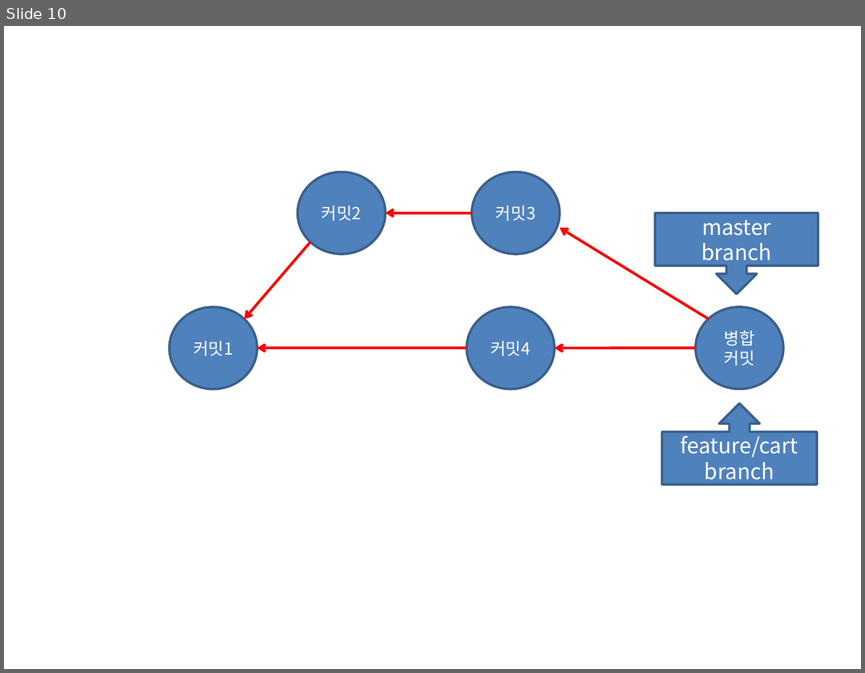
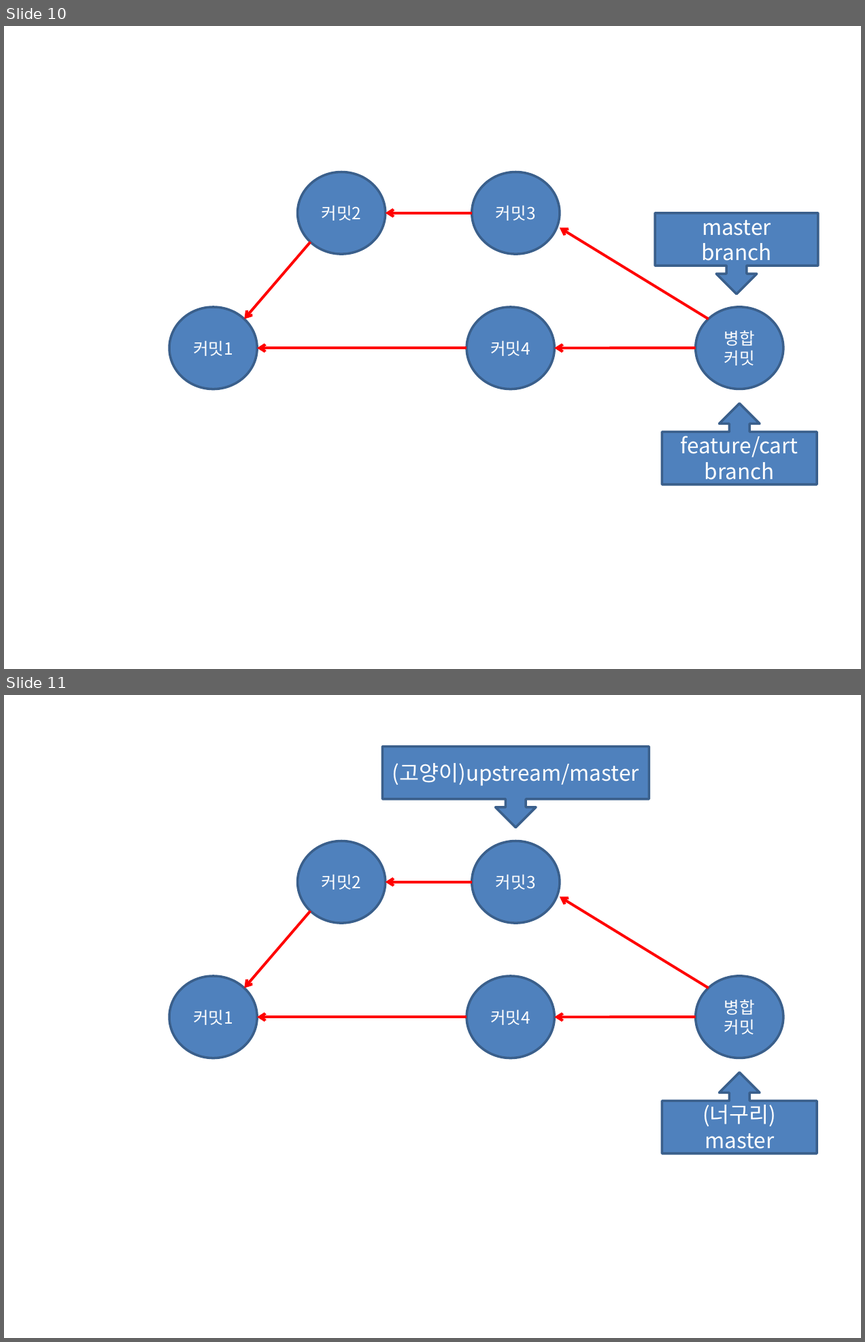
Before and after one commit to devToroko/git_study, a slide deck: 이미지작업.pptx. Shown one above the other, each under a label of ours: slide 10 before the commit, slides 10 and 11 after it. The pictures are 865x673 and 865x1342 pixels, drawn with LibreOffice and Linux fonts; fonts in the diff are those of the drawing. Boxes give left, top, right and bottom in pixels: in the first picture for what was removed or moved away, otherwise in the second. Text is boxed around its words. In the diff, an @@ line names an element or a change of style, - is before the commit and + after.

```diff
--- a/이미지작업.pptx
+++ b/이미지작업.pptx
@@ slide 11 added at [4,695,861,1338], background #FFFFFF @@
@@ down arrow callout added at [383,747,649,827], fill #4F81BD, outline #3A5F8C 2 pt, 18 pt, text #FFFFFF @@
+(고양이)upstream/master
@@ ellipse added at [298,841,385,923], fill #4F81BD, outline #3A5F8C 2 pt, 14 pt, text #FFFFFF @@
+커밋2
@@ ellipse added at [472,841,559,923], fill #4F81BD, outline #3A5F8C 2 pt, 14 pt, text #FFFFFF @@
+커밋3
@@ arrow added from (472, 882) to (385, 882), #FF0000 2.25 pt @@
@@ arrow added from (708, 988) to (559, 896), #FF0000 2.25 pt @@
@@ arrow added from (311, 911) to (244, 988), #FF0000 2.25 pt @@
@@ ellipse added at [169,976,257,1058], fill #4F81BD, outline #3A5F8C 2 pt, 14 pt, text #FFFFFF @@
+커밋1
@@ ellipse added at [466,976,554,1058], fill #4F81BD, outline #3A5F8C 2 pt, 14 pt, text #FFFFFF @@
+커밋4
@@ ellipse added at [696,976,783,1058], fill #4F81BD, outline #3A5F8C 2 pt, 14 pt, text #FFFFFF @@
+병합커밋
@@ arrow added from (466, 1017) to (257, 1017), #FF0000 2.25 pt @@
@@ arrow added from (696, 1017) to (554, 1017), #FF0000 2.25 pt @@
@@ up arrow callout added at [662,1072,817,1153], fill #4F81BD, outline #3A5F8C 2 pt, 18 pt, text #FFFFFF @@
+(너구리)
+master
```
Also in this commit, not shown: 2 other slides added, 48 other files.
